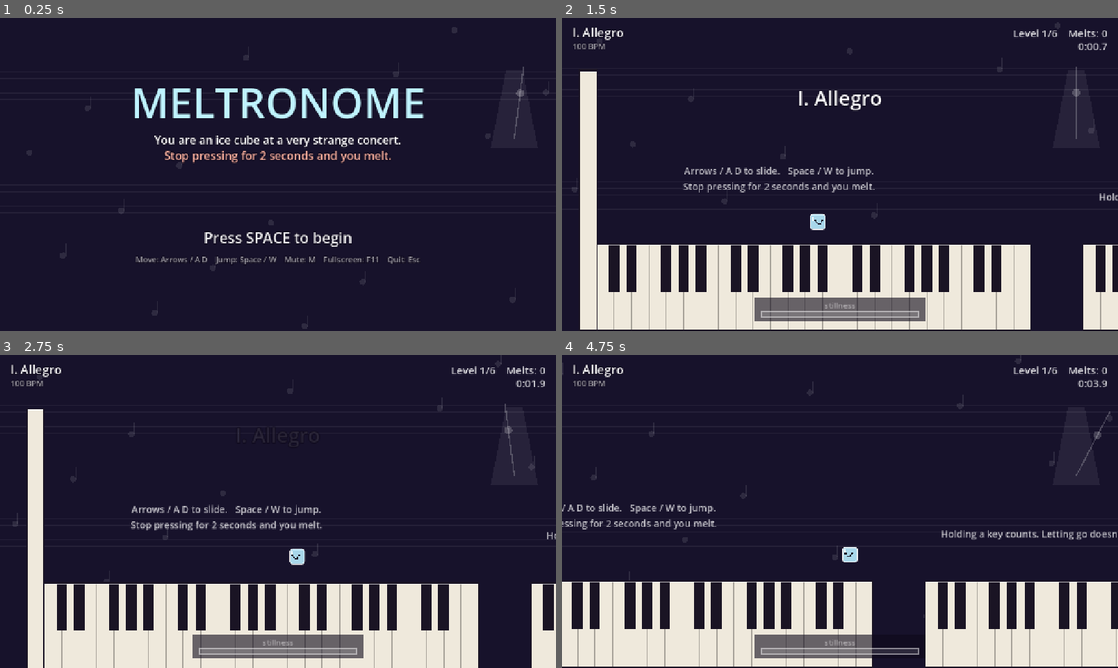
Above: before the commit, frames 1-4 (two rows, left to right).
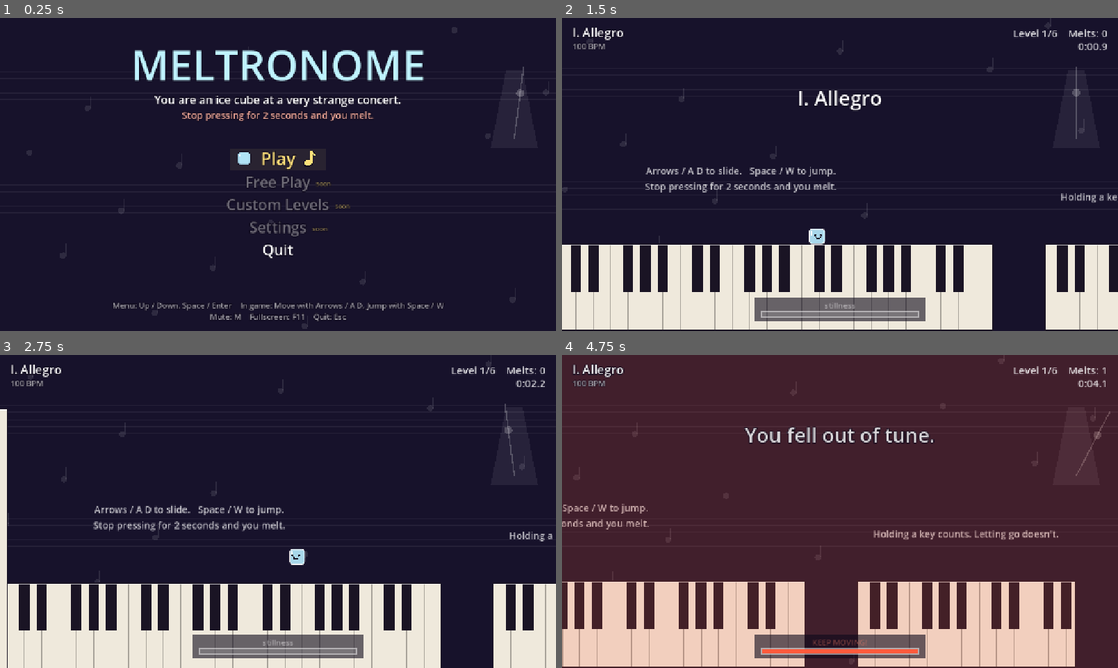
Above: after the commit, the same moments.

Repository: lazywarp/OctAIJam
Game: Godot game, scene res://scenes/main.tscn
Same seed, same stepped clock (60 frames per second), same inputs: the game is played once before the commit and once after it.
Inputs (mouse positions are in pixels of both pictures, inside the frame that each line leads up to):
- Up to frame 1 (0.25 s): no input
- Up to frame 2 (1.5 s): tap Enter at 0.5, 0.6 s; move the mouse to (962, 158) at 0.52 s; hold Right (move_right) from 0.53 s (still down); click (962, 158) at 0.67 s; tap Space (jump) at 0.77, 1.07 s; tap Keypad Enter at 0.8, 1.35 s; move the mouse to (728, 190) at 1.27 s; click (728, 190) at 1.42 s
- Up to frame 3 (2.75 s): tap Space (jump) at 1.52, 1.55, 1.82 s; move the mouse to (333, 442) at 2.02 s; release Right (move_right) at 2.03 s; hold Left (move_left) from 2.03 s (still down); hold Space (jump) from 2.03 s (still down); click (333, 442) at 2.17 s; tap Enter at 2.3 s
- Up to frame 4 (4.75 s): move the mouse to (812, 574) at 2.77 s; release Left (move_left) at 2.78 s; release Space (jump) at 2.78 s; hold Right (move_right) 2.78-4.28 s; tap Enter at 2.85, 4.55 s; click (812, 574) at 2.92 s; tap Space (jump) at 3.02, 3.32, 4.52 s; tap Keypad Enter at 3.05, 3.6 s; move the mouse to (1006, 558) at 3.52 s; hold Space (jump) 3.53-4.28 s; click (1006, 558) at 3.67 s; move the mouse to (673, 464) at 4.27 s; hold Left (move_left) from 4.28 s (still down); tap Z at 4.35 s; click (673, 464) at 4.42 s

The runs differ from the first frame. In frame 1, 8.9% of the frame differs, in the area x 20-80%, y 10-97%; in frame 2, 14%; in frame 3, 14%; in frame 4, 98%, in the area x 0-100%, y 0-100%.

Commit message:
M1: main menu replaces the title screen
The title screen is now a main menu: Play, Free Play, Custom Levels,
Settings, Quit, under the MELTRONOME title and premise, with a controls
hint below.

- Up/Down (W/S, arrows, D-pad, left stick) moves the highlight with
  wrap-around and a gentle auto-repeat while held; Space/Enter/pad A
  selects. Mouse hover highlights, click selects. A tick blip on move,
  a chime on select.
- Play starts the story; Quit goes through _quit(). Free Play, Custom
  Levels and Settings are dimmed with a "soon" tag and show a
  "coming soon" message (blocks M2, L3, M3 plug in by dropping "soon"
  from their MENU entry and handling their state).
- The highlighted item is lemon on a soft band, between an ice cube
  and a note that bob on the beat.
- The end screen's Space now returns to the menu, clearing the level.
- The "title" state is renamed "menu"; background.gd uses the new
  is_playing() helper. `-- --level N` still skips the menu.

Co-Authored-By: Claude Opus 5.5 <noreply@anthropic.com>

Diff:
--- a/scripts/background.gd
+++ b/scripts/background.gd
@@ -31,8 +31,8 @@
 
 
 func _current_theme() -> String:
-	var state: String = main.state
-	if state == "title" or state == "end":
+	var playing: bool = main.is_playing()
+	if not playing: # menu screens and the end screen
 		return "hall"
 	var lvl: Dictionary = main.level
 	var theme: String = str(lvl.get("bg", "hall"))
--- a/scripts/hud.gd
+++ b/scripts/hud.gd
@@ -1,15 +1,35 @@
 extends Node2D
-## Screen-space UI: title, level name, stillness meter, messages, end screen.
+## Screen-space UI: main menu, level name, stillness meter, messages, end screen.
 
 const SnowflakeScript := preload("res://scripts/snowflake.gd")
 
 var main
 var font: Font
 var _t := 0.0
+var _menu_rects: Array[Rect2] = [] # main menu item hit boxes, from the last draw (for the mouse)
+var _box := StyleBoxFlat.new()
 
 
 func _ready() -> void:
 	font = ThemeDB.fallback_font
+
+
+# Mouse on the main menu: hovering highlights an item, a left click selects it.
+func _input(event: InputEvent) -> void:
+	if main.state != "menu":
+		return
+	var mouse_move := event is InputEventMouseMotion
+	var click: bool = event is InputEventMouseButton and event.pressed and event.button_index == MOUSE_BUTTON_LEFT
+	if not mouse_move and not click:
+		return
+	var at := get_local_mouse_position()
+	for i in _menu_rects.size():
+		if _menu_rects[i].has_point(at):
+			if click:
+				main.menu_select(i)
+			else:
+				main.menu_highlight(i)
+			return
 
 
 func _process(delta: float) -> void:
@@ -28,12 +48,8 @@
 	var blink := 0.55 + 0.45 * sin(_t * 4.0)
 
 	match main.state:
-		"title":
-			_text(vp.y * 0.32, "MELTRONOME", 96, Color("bff3ff"))
-			_text(vp.y * 0.32 + 60, "You are an ice cube at a very strange concert.", 26, Color.WHITE)
-			_text(vp.y * 0.32 + 96, "Stop pressing for 2 seconds and you melt.", 26, Color("ffb3a0"))
-			_text(vp.y * 0.72, "Press SPACE to begin", 34, Color(1, 1, 1, blink))
-			_text(vp.y * 0.72 + 44, "Move: Arrows / A D    Jump: Space / W    Mute: M    Fullscreen: F11    Quit: Esc", 18, Color(1, 1, 1, 0.6))
+		"menu":
+			_draw_menu(vp)
 		"end":
 			# Dim the last level so the results table stays readable.
 			draw_rect(Rect2(Vector2.ZERO, vp), Color(0.05, 0.03, 0.1, 0.8))
@@ -41,11 +57,11 @@
 			_text(vp.y * 0.24 + 56, "The concert is over. You stayed frozen.", 28, Color.WHITE)
 			_text(vp.y * 0.24 + 94, "Melts: %d" % main.deaths, 28, Color("bff3ff"))
 			_draw_times_table(vp, vp.y * 0.24 + 136)
-			_text(vp.y * 0.80, "Press SPACE to play again (da capo)", 30, Color(1, 1, 1, blink))
+			_text(vp.y * 0.80, "Press SPACE for the menu (da capo)", 30, Color(1, 1, 1, blink))
 		_:
 			_draw_play_hud(vp)
 
-	if main.message_t > 0.0:
+	if main.message_t > 0.0 and main.state != "menu": # the menu draws its own, below the items
 		var a := clampf(main.message_t * 2.0, 0.0, 1.0)
 		_text(vp.y * 0.28, main.message, 46, Color(1, 1, 1, a))
 
@@ -53,6 +69,84 @@
 		var pos := Vector2(vp.x - 224, vp.y - 20)
 		draw_string_outline(font, pos, "Muted (M)", HORIZONTAL_ALIGNMENT_RIGHT, 200, 18, 6, Color(0.05, 0.03, 0.1, 0.6))
 		draw_string(font, pos, "Muted (M)", HORIZONTAL_ALIGNMENT_RIGHT, 200, 18, Color(1, 1, 1, 0.5))
+
+
+# Main menu: title and premise, the items (the highlighted one in lemon between an ice cube
+# and a note, both bobbing on the beat), any "coming soon" message, and a controls hint.
+func _draw_menu(vp: Vector2) -> void:
+	var top := vp.y * 0.2
+	_text(top, "MELTRONOME", 96, Color("bff3ff"))
+	_text(top + 54, "You are an ice cube at a very strange concert.", 26, Color.WHITE)
+	_text(top + 88, "Stop pressing for 2 seconds and you melt.", 22, Color("ffb3a0"))
+
+	var items: Array = main.MENU
+	var y0 := vp.y * 0.47
+	var step := 52.0
+	var cx := vp.x * 0.5
+	var phase: float = main.beat_phase
+	var pulse := pow(1.0 - phase, 3.0) # 1 on the tick, easing to 0
+	var pop: float = main.menu_flash
+	_menu_rects.clear()
+	for i in items.size():
+		var item: Dictionary = items[i]
+		var label: String = item["label"]
+		var soon: bool = item.get("soon", false)
+		var sel: bool = i == main.menu_index
+		var y := y0 + step * i
+		var size := 40 if sel else 34
+		if sel:
+			size += roundi(4.0 * pop)
+		var col := Color("ffe27a") if sel else Color.WHITE
+		if soon:
+			col.a = 0.75 if sel else 0.4
+		var half := font.get_string_size(label, HORIZONTAL_ALIGNMENT_LEFT, -1, size).x * 0.5
+		if sel:
+			# A soft lemon band behind the row, a touch brighter on the tick.
+			var band := Rect2(cx - half - 70.0, y - step * 0.72, half * 2.0 + 140.0 + (44.0 if soon else 0.0), step * 0.92)
+			draw_rect(band, Color(1.0, 0.89, 0.48, 0.07 + 0.05 * pulse))
+		_text(y, label, size, col)
+		_menu_rects.append(Rect2(cx - 220.0, y - step * 0.68, 440.0, step))
+		if soon:
+			var tag_pos := Vector2(cx + half + 12.0, y - 4.0)
+			draw_string_outline(font, tag_pos, "soon", HORIZONTAL_ALIGNMENT_LEFT, -1, 15, 5, Color(0.05, 0.03, 0.1, 0.8))
+			draw_string(font, tag_pos, "soon", HORIZONTAL_ALIGNMENT_LEFT, -1, 15, Color(1.0, 0.89, 0.48, 0.75 if sel else 0.5))
+		if sel:
+			var mid := y - size * 0.36
+			var bob := -6.0 * pulse
+			_draw_cube(Vector2(cx - half - 38.0, mid + bob), 30.0 + 4.0 * pulse)
+			_draw_note(Vector2(cx + half + (74.0 if soon else 30.0), mid - bob), Color("ffe27a"))
+
+	if main.message_t > 0.0:
+		var a := clampf(main.message_t * 2.0, 0.0, 1.0)
+		_text(y0 + step * items.size() + 8.0, main.message, 24, Color(1.0, 0.89, 0.48, a))
+	_text(vp.y - 52.0, "Menu: Up / Down, Space / Enter    In game: Move with Arrows / A D, Jump with Space / W", 18, Color(1, 1, 1, 0.6))
+	_text(vp.y - 26.0, "Mute: M    Fullscreen: F11    Quit: Esc", 18, Color(1, 1, 1, 0.6))
+
+
+# A little ice cube, like the player: centred on c, side s.
+func _draw_cube(c: Vector2, s: float) -> void:
+	var rect := Rect2(c - Vector2(s, s) * 0.5, Vector2(s, s))
+	_box.bg_color = Color(0.72, 0.93, 1.0, 0.95)
+	_box.set_corner_radius_all(5)
+	_box.border_color = Color(0.05, 0.03, 0.1, 0.8)
+	_box.set_border_width_all(2)
+	draw_style_box(_box, rect)
+	draw_line(rect.position + Vector2(6, 6), rect.position + Vector2(6, minf(s - 6.0, 13.0)), Color(1, 1, 1, 0.9), 3.0)
+
+
+# An eighth note: head at about c, stem and flag up and right.
+func _draw_note(c: Vector2, col: Color) -> void:
+	var outline := Color(0.05, 0.03, 0.1, 0.8)
+	var head := c + Vector2(0, 8)
+	var stem_top := head + Vector2(7, -26)
+	for pass_i in 2:
+		var w := 3.0 if pass_i == 1 else 7.0
+		var k := col if pass_i == 1 else outline
+		draw_set_transform(head, -0.35, Vector2(1.3, 1.0))
+		draw_circle(Vector2.ZERO, 7.0 if pass_i == 1 else 9.0, k)
+		draw_set_transform(Vector2.ZERO)
+		draw_line(Vector2(stem_top.x, head.y - 2.0), stem_top, k, w)
+		draw_line(stem_top, stem_top + Vector2(9, 10), k, w)
 
 
 func _draw_play_hud(vp: Vector2) -> void:
--- a/scripts/main.gd
+++ b/scripts/main.gd
@@ -30,6 +30,20 @@
 const BEST_PATH := "user://best_times.cfg" # section "best", key = level index
 # I - vi - IV - V, as semitones above the root.
 const CHORDS := [[0, 4, 7], [9, 12, 16], [5, 9, 12], [7, 11, 14]]
+const PLAY_STATES := ["play", "dying", "win"] # a level is running; every other state is a menu screen
+const MENU_REPEAT_DELAY := 0.4 # holding up/down: first repeat after this long...
+const MENU_REPEAT_RATE := 0.14 # ...then one step this often
+# Main menu, top to bottom. "action" is "play", "quit", or the state of the screen the item
+# opens. "soon" marks screens not built yet (M2 Free Play, L3 Custom Levels, M3 Settings):
+# to plug one in, drop its "soon", then handle its state in _process (input) and hud.gd (drawing),
+# and call _to_menu() to come back.
+const MENU := [
+	{"label": "Play", "action": "play"},
+	{"label": "Free Play", "action": "free_play", "soon": true},
+	{"label": "Custom Levels", "action": "custom_levels", "soon": true},
+	{"label": "Settings", "action": "settings", "soon": true},
+	{"label": "Quit", "action": "quit"},
+]
 
 var beat := 0
 var beat_phase := 0.0 # 0..1 progress through the current beat
@@ -42,13 +56,15 @@
 var has_snow := false # holding a refreezer: the next stillness melt is cancelled once
 var level_index := 0
 var level: Dictionary = {}
-var state := "title" # title, play, dying, win, end
+var state := "menu" # menu, play, dying, win, end (and later one per menu screen)
 var message := ""
 var message_t := 0.0
 var level_time := 0.0 # current attempt at this level; resets on death
 var run_times: Array[float] = [] # this run's clear time per level, -1 if not cleared
 var run_new_best: Array[bool] = [] # whether that clear set a new best
 var best_times: Dictionary = {} # level index -> best clear time, persisted
+var menu_index := 0 # highlighted main menu item
+var menu_flash := 0.0 # 1 -> 0, HUD pop when the highlight moves or an item is chosen
 
 var camera: Camera2D
 var world: Node2D
@@ -69,6 +85,7 @@
 var _drip_t := 0.0 # countdown to the next stillness warning drip
 var _goal: GoalScript
 var _lamps: Array[Node] = [] # heat lamps the current player is standing in
+var _menu_hold := 0.0 # countdown to the next auto-repeat step while up/down is held
 
 
 func _ready() -> void:
@@ -107,7 +124,7 @@
 	hud.main = self
 	hud_layer.add_child(hud)
 
-	# For testing: `godot --path . -- --level 5` skips the title and starts at that level.
+	# For testing: `godot --path . -- --level 5` skips the menu and starts at that level.
 	var args := OS.get_cmdline_user_args()
 	var at := args.find("--level")
 	if at >= 0 and at + 1 < args.size():
@@ -119,11 +136,16 @@
 	_add_action("move_left", [KEY_LEFT, KEY_A], [JOY_BUTTON_DPAD_LEFT], -1.0)
 	_add_action("move_right", [KEY_RIGHT, KEY_D], [JOY_BUTTON_DPAD_RIGHT], 1.0)
 	_add_action("jump", [KEY_SPACE, KEY_UP, KEY_W, KEY_Z], [JOY_BUTTON_A], 0.0)
-
-
-func _add_action(action: String, keys: Array, buttons: Array, stick_dir: float) -> void:
+	# Menus. The stick needs a firm push (0.5) so a resting stick can't flicker the highlight.
+	_add_action("menu_up", [KEY_UP, KEY_W], [JOY_BUTTON_DPAD_UP], -1.0, JOY_AXIS_LEFT_Y, 0.5)
+	_add_action("menu_down", [KEY_DOWN, KEY_S], [JOY_BUTTON_DPAD_DOWN], 1.0, JOY_AXIS_LEFT_Y, 0.5)
+	_add_action("menu_select", [KEY_SPACE, KEY_ENTER, KEY_KP_ENTER], [JOY_BUTTON_A], 0.0)
+
+
+func _add_action(action: String, keys: Array, buttons: Array, stick_dir: float,
+		axis := JOY_AXIS_LEFT_X, deadzone := 0.4) -> void:
 	if not InputMap.has_action(action):
-		InputMap.add_action(action, 0.4)
+		InputMap.add_action(action, deadzone)
 	for k in keys:
 		var e := InputEventKey.new()
 		e.physical_keycode = k
@@ -134,7 +156,7 @@
 		InputMap.action_add_event(action, j)
 	if stick_dir != 0.0:
 		var m := InputEventJoypadMotion.new()
-		m.axis = JOY_AXIS_LEFT_X
+		m.axis = axis
 		m.axis_value = stick_dir
 		InputMap.action_add_event(action, m)
 
@@ -180,11 +202,11 @@
 	_update_beat(delta)
 	message_t = maxf(message_t - delta, 0.0)
 	tempo_flash = maxf(tempo_flash - delta, 0.0)
+	menu_flash = maxf(menu_flash - delta * 4.0, 0.0)
 
 	match state:
-		"title":
-			if Input.is_action_just_pressed("jump"):
-				_start_game()
+		"menu":
+			_update_menu(delta)
 		"play":
 			level_time += delta
 			if _input_active():
@@ -218,7 +240,7 @@
 		"end":
 			_state_t -= delta
 			if _state_t <= 0.0 and Input.is_action_just_pressed("jump"):
-				_start_game()
+				_to_menu()
 
 	_update_camera(delta)
 	_pressed_this_frame = false
@@ -375,6 +397,94 @@
 
 func _on_land() -> void:
 	synth.play("thud", 110.0, -10.0)
+
+
+# --- Menu -------------------------------------------------------------------
+
+## True while a level is running (play, dying, win); false on the menu screens and the end screen.
+func is_playing() -> bool:
+	return PLAY_STATES.has(state)
+
+
+# Up/down moves the highlight (wrapping, auto-repeating while held); select runs it.
+func _update_menu(delta: float) -> void:
+	var dir := 0
+	if Input.is_action_just_pressed("menu_up"):
+		dir = -1
+		_menu_hold = MENU_REPEAT_DELAY
+	elif Input.is_action_just_pressed("menu_down"):
+		dir = 1
+		_menu_hold = MENU_REPEAT_DELAY
+	elif Input.is_action_pressed("menu_up") != Input.is_action_pressed("menu_down"):
+		_menu_hold -= delta
+		if _menu_hold <= 0.0:
+			_menu_hold = MENU_REPEAT_RATE
+			dir = -1 if Input.is_action_pressed("menu_up") else 1
+	if dir != 0:
+		menu_move(dir)
+	if Input.is_action_just_pressed("menu_select"):
+		menu_select(menu_index)
+
+
+## Step the highlight by `dir`, wrapping around the ends.
+func menu_move(dir: int) -> void:
+	menu_highlight(posmod(menu_index + dir, MENU.size()))
+
+
+## Highlight an item directly (the HUD calls this on mouse hover).
+func menu_highlight(i: int) -> void:
+	if i == menu_index:
+		return
+	menu_index = i
+	menu_flash = 1.0
+	synth.play("tick", 2093.0, -12.0) # C7 blip
+
+
+func menu_select(i: int) -> void:
+	if state != "menu":
+		return
+	menu_index = i
+	var item: Dictionary = MENU[i]
+	var action: String = item["action"]
+	if item.get("soon", false):
+		synth.play("thud", 196.0, -8.0)
+		_show("%s: coming soon" % item["label"], 1.4)
+		return
+	menu_flash = 1.0
+	synth.play("chime", 1046.5, -10.0) # C6
+	match action:
+		"play":
+			_start_game()
+		"quit":
+			_quit()
+		_:
+			_open_screen(action)
+
+
+# Switch to a menu screen; its state name is its MENU action.
+func _open_screen(screen: String) -> void:
+	state = screen
+	_state_t = 0.0
+	message_t = 0.0
+
+
+# Back to the main menu: clear away the level so the menu shows over the empty concert hall.
+func _to_menu() -> void:
+	state = "menu"
+	message_t = 0.0
+	if world:
+		world.queue_free()
+		world = null
+	player = null
+	_goal = null
+	_lamps.clear()
+	level = {}
+	idle = 0.0
+	set_bpm(DEFAULT_BPM)
+	_tempo_zones = []
+	camera.limit_bottom = 10000000
+	camera.position = Vector2(640, 360)
+	camera.reset_smoothing()
 
 
 # --- Flow -------------------------------------------------------------------
@@ -568,7 +678,7 @@
 
 
 func _update_camera(delta: float) -> void:
-	if state == "title" or not is_instance_valid(player):
+	if not is_instance_valid(player): # menu screens have no level
 		return
 	var lead := clampf(player.velocity.x * 0.35, -180.0, 180.0)
 	var target := player.position + Vector2(lead, -60.0)
